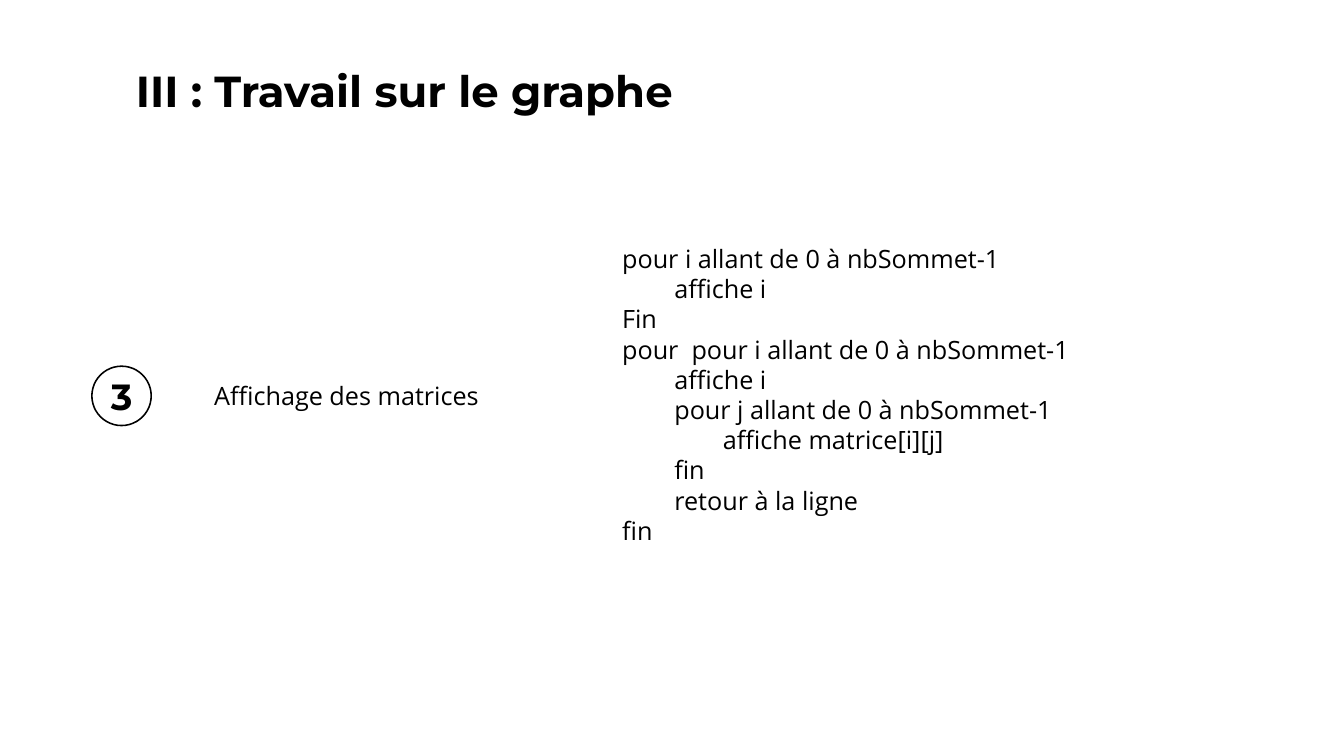
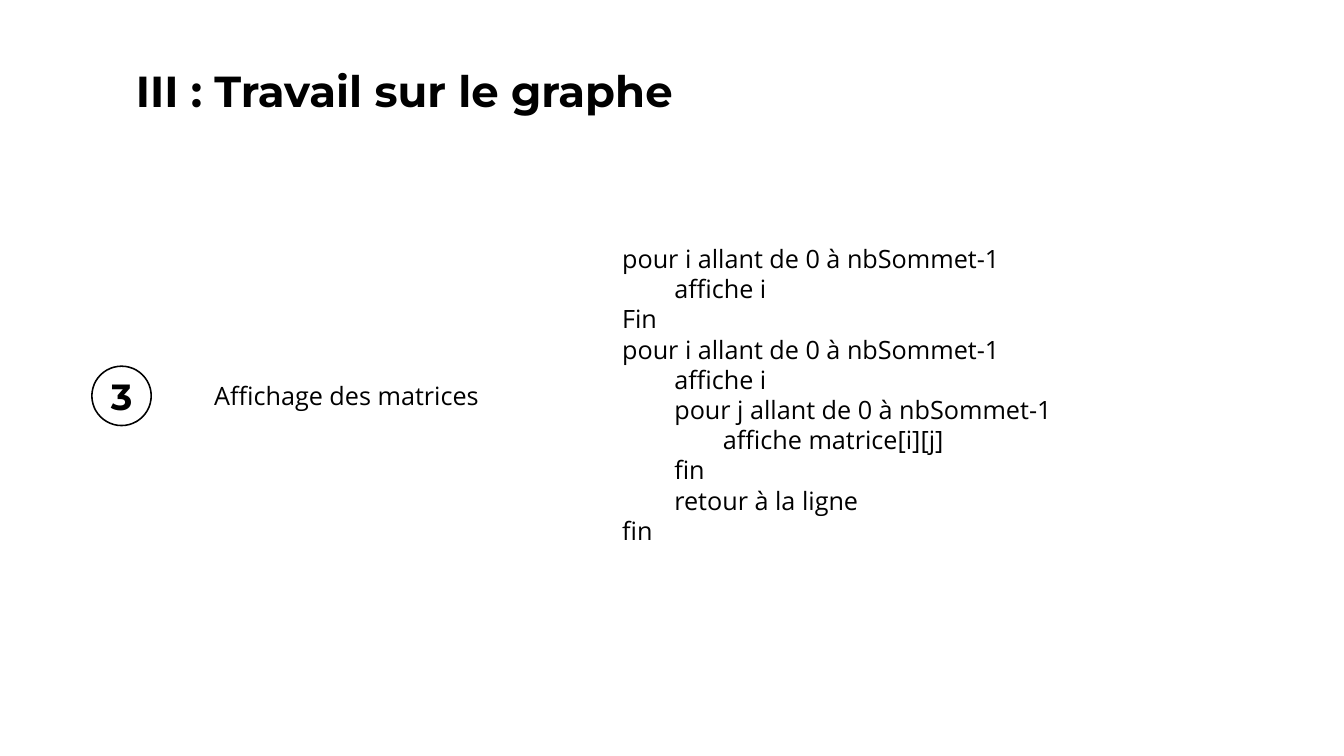
Before and after one commit to vincentdbs/ProjetTheorieDesGraphes, a slide deck: slide 6 of A4_Presentation.pptx. Drawn at 1344x756 pixels with LibreOffice and Linux fonts; fonts in the diff are those of the drawing. Boxes give left, top, right and bottom in pixels: in the first picture for what was removed or moved away, otherwise in the second. Text is boxed around its words. In the diff, an @@ line names an element or a change of style, - is before the commit and + after.

```diff
--- a/A4_Presentation.pptx
+++ b/A4_Presentation.pptx
@@ text at [622, 339, 999, 365]: text changed @@
-pour pour i allant de 0 à nbSommet-1
+pour i allant de 0 à nbSommet-1
```
Also in this commit, not shown: 5 other slides changed.
